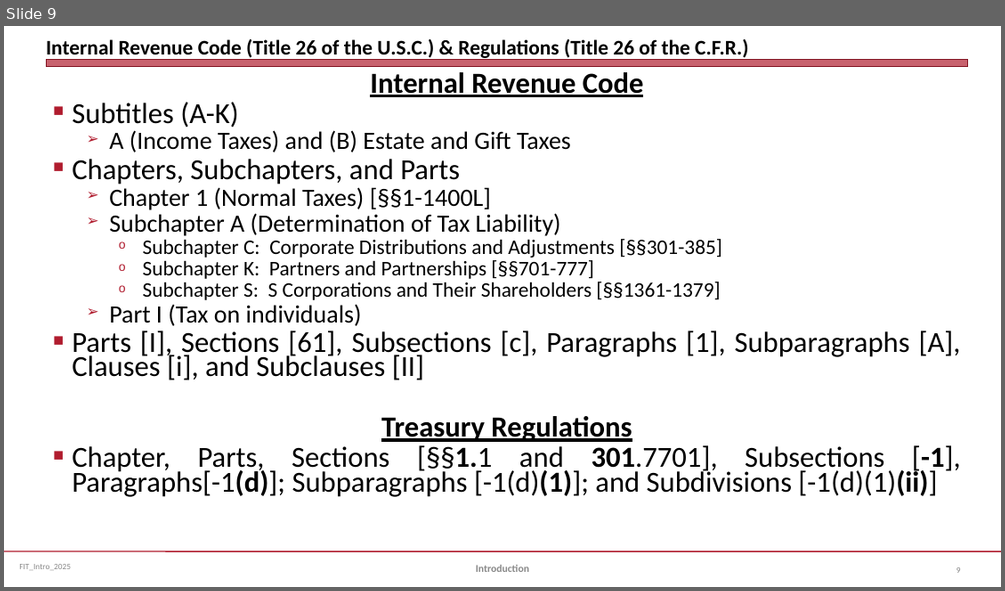
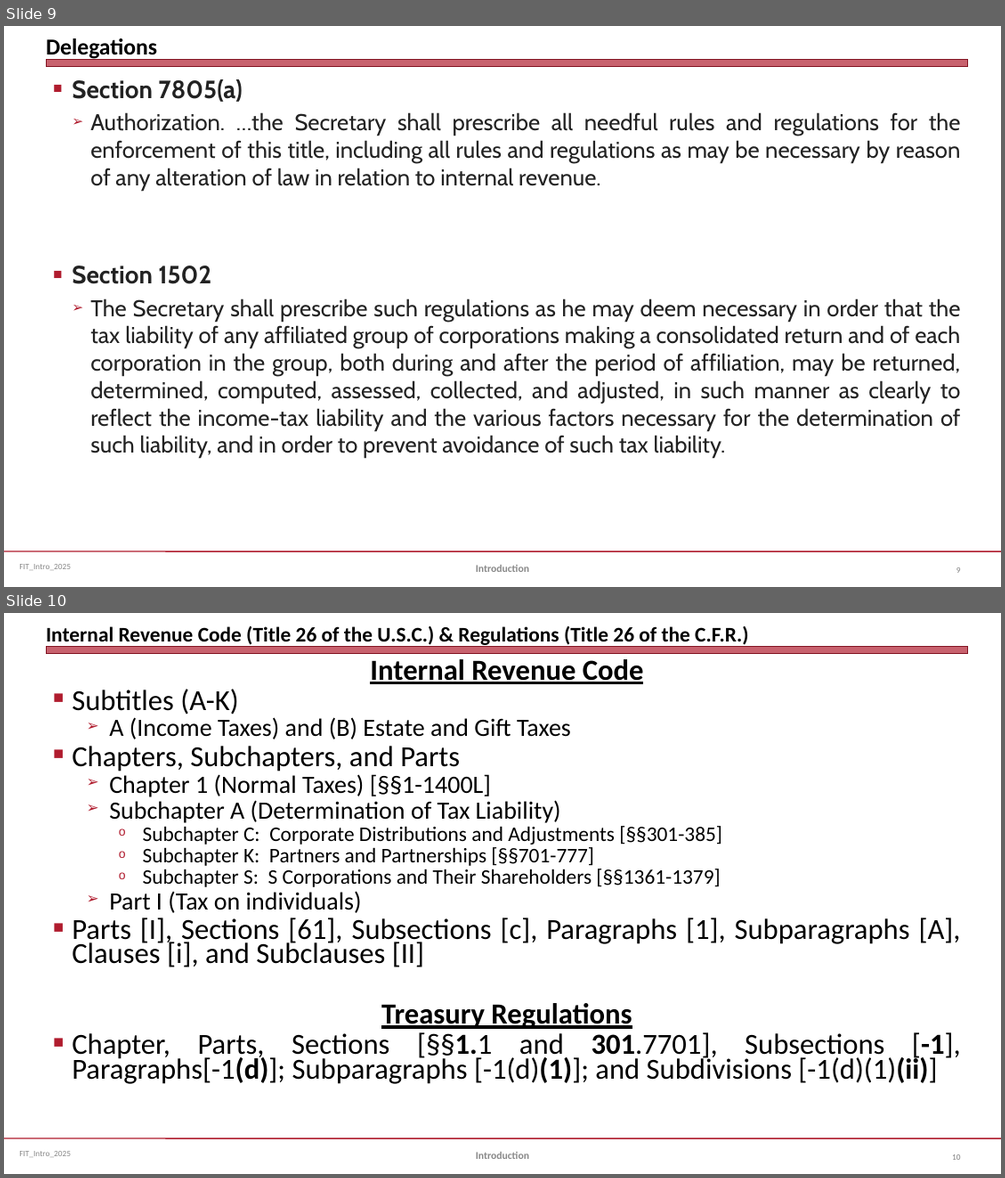
Before and after one commit to jmc877/Fed-Income-Tax, a slide deck: slides/FIT_Intro_2025S.pptx. Shown one above the other, each under a label of ours: slide 9 before the commit, slides 9 and 10 after it. The pictures are 1005x591 and 1005x1178 pixels, drawn with LibreOffice and Linux fonts; fonts in the diff are those of the drawing. Boxes give left, top, right and bottom in pixels: in the first picture for what was removed or moved away, otherwise in the second. Text is boxed around its words. In the diff, an @@ line names an element or a change of style, - is before the commit and + after.

```diff
--- a/slides/FIT_Intro_2025S.pptx
+++ b/slides/FIT_Intro_2025S.pptx
@@ slide 9 added at <box>4,26,1001,587</box>, background #FFFFFF; not listed: 3 template elements that a slide beside it also shows @@
@@ title added at <box>46,38,157,60</box>, 22 pt, text #000000, bold @@
+Delegations
@@ text added at <box>72,79,961,458</box>, 22 pt, text #222222 @@
+■ Section 7805(a)
+  ➢ Authorization. …the Secretary shall prescribe all needful rules and regulations for the enforcement of this title, including all rules and regulations as may be necessary by reason of any alteration of law in relation to internal revenue.
+■ Section 1502
+  ➢ The Secretary shall prescribe such regulations as he may deem necessary in order that the tax liability of any affiliated group of corporations making a consolidated return and of each corporation in the group, both during and after the period of affiliation, may be returned, determined, computed, assessed, collected, and adjusted, in such manner as clearly to reflect the income-tax liability and the various factors necessary for the determination of such liability, and in order to prevent avoidance of such tax liability.
@@ text added at <box>476,564,529,572</box>, 10 pt, text #898989, bold @@
+Introduction
@@ page number added at <box>956,567,961,572</box>, 8 pt, text #808080 @@
+9
@@ what was slide 9 is now slide 10 @@
@@ page number at <box>952,1154,960,1159</box>: text changed @@
-9
+10
```
Also in this commit, not shown: 1 slide changed, 1 other file.
